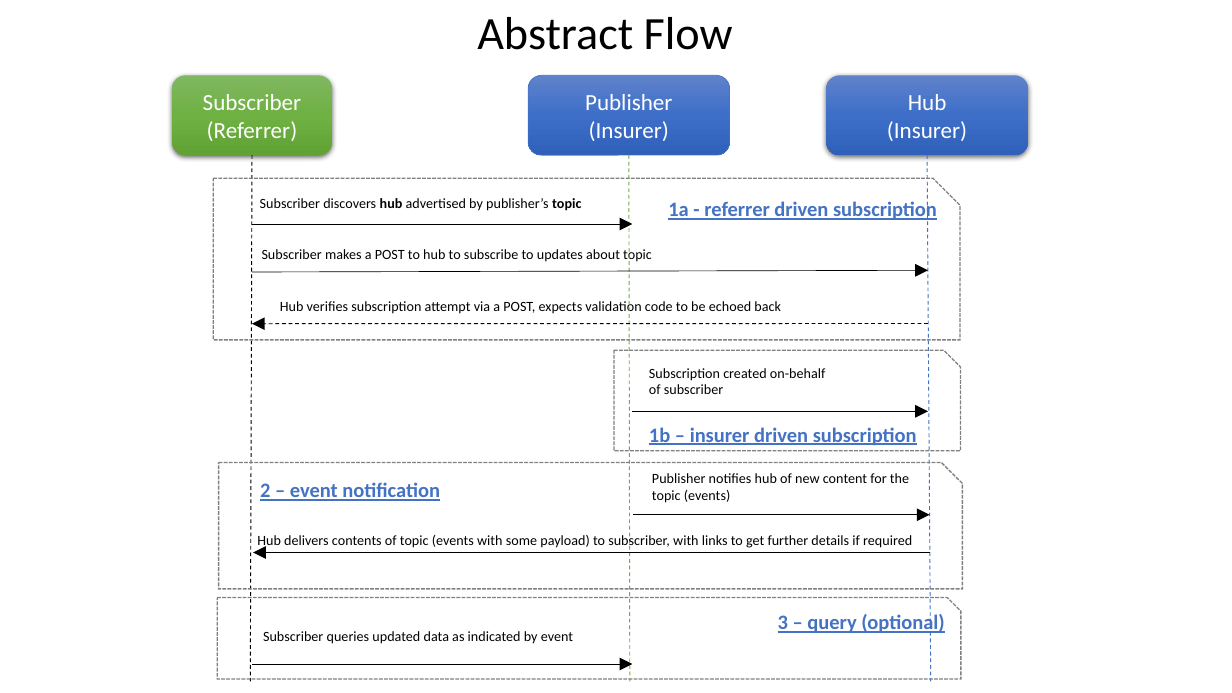
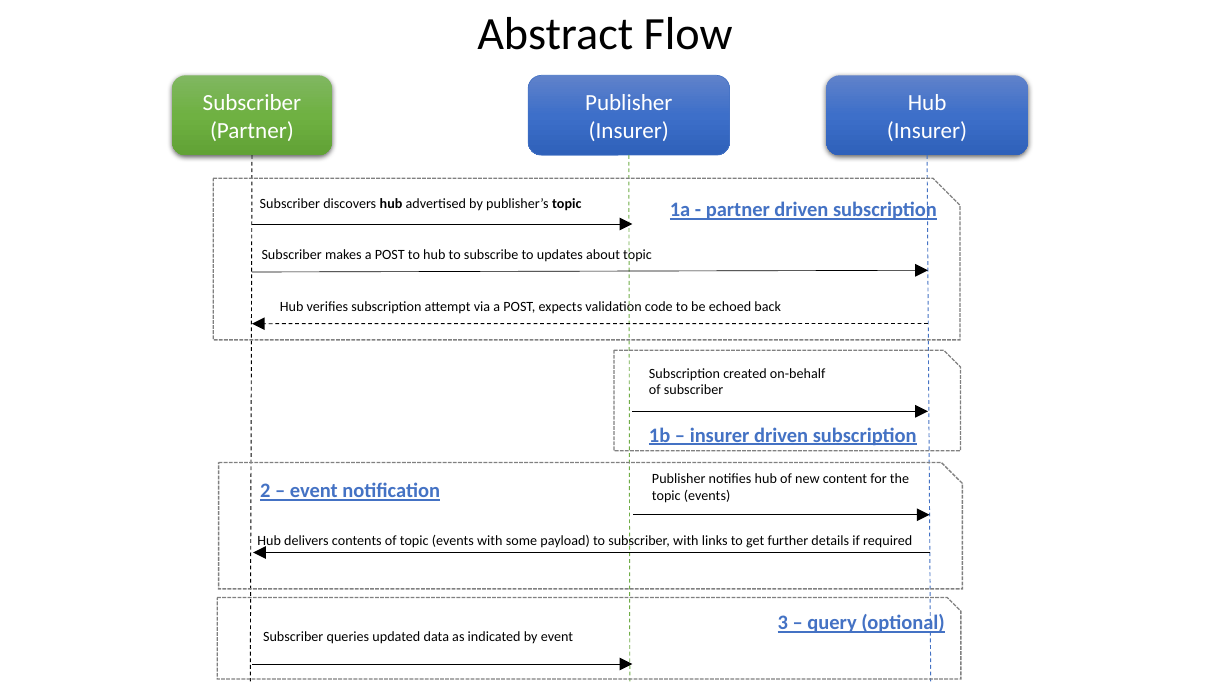
Before and after one commit to sujayathavale/outboundIntegrations, a slide deck: slide 9 of Outbound Integrations.pptx. Drawn at 1232x693 pixels with LibreOffice and Linux fonts; fonts in the diff are those of the drawing. Boxes give left, top, right and bottom in pixels: in the first picture for what was removed or moved away, otherwise in the second. Text is boxed around its words. In the diff, an @@ line names an element or a change of style, - is before the commit and + after.

Commit message:
Renamed referrer to partner
terminology updated

```diff
--- a/Outbound Integrations.pptx
+++ b/Outbound Integrations.pptx
@@ text in rounded rectangle at <box>210,121,294,141</box>: text changed @@
-(Referrer)
+(Partner)
@@ text in snip rect at <box>670,201,937,222</box>: text changed @@
-1a - referrer driven subscription
+1a - partner driven subscription
```
Also in this commit, not shown: 1 other slide changed.
